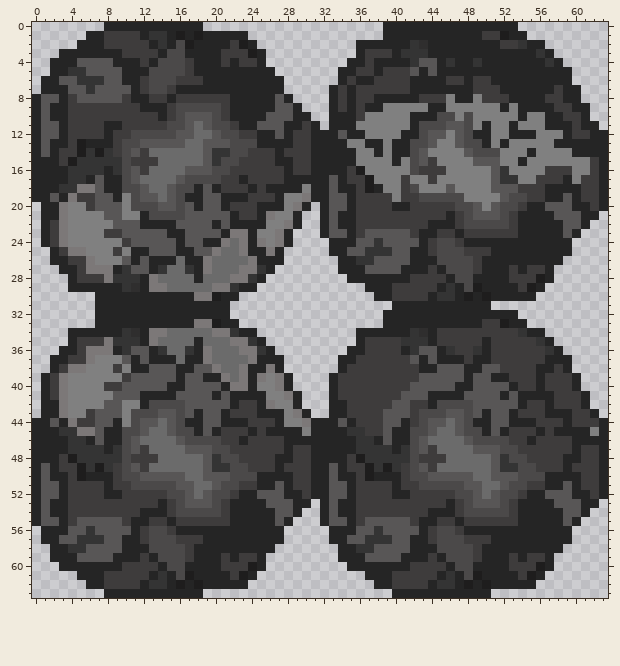
Pixel-art sprite: desktop/assets/roll_down.png. The first picture shows the starting point.
The file is 64x64 pixels. Colours within 5 levels of each other are drawn and written as one.
And afterwards:
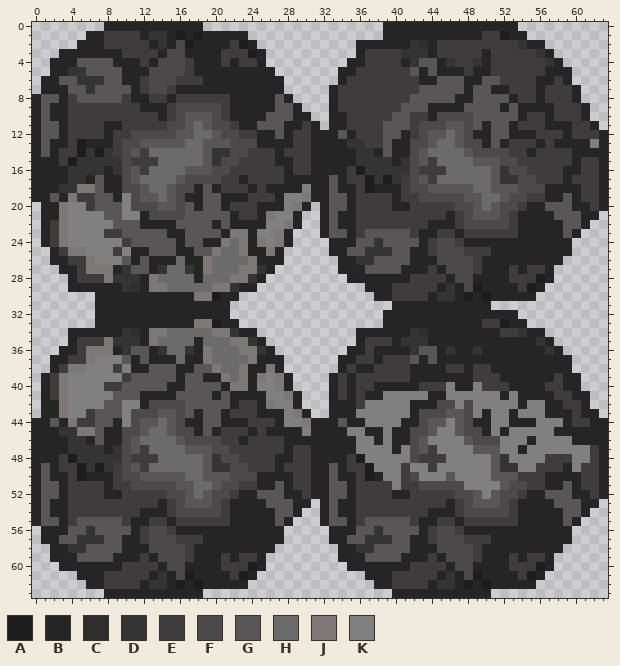
Palette (. is transparent): A #1e1d1d  B #252525  C #2f2e2e  D #343434  E #3e3c3c  F #4b4949  G #585656  H #6b6b6b  J #7c7878  K #808080
Changes in this commit:
y 2: x 45..51 BBBBBBB -> EEEEEEE
y 3: x 40 B -> E; x 45..49 BBBBB -> EEEEE; x 51..55 BBBBB -> EEEEE
y 4: x 38..40 BBB -> EEE; x 47..48 BB -> EE; x 51..56 BBBBBB -> EEEEEE
y 5: x 38 B -> E; x 48 B -> E; x 51..56 BBBBBB -> EEEEEE
y 6: x 36..37 BB -> EE; x 42 B -> E; x 45..47 BEE -> GGG; x 49..55 EEBBBBB -> BGGEEEE; x 58 B -> E
y 7: x 35 B -> E; x 42..47 BBBBBB -> EGGGGG; x 49..51 EEE -> GGB; x 53..55 BBB -> EEE; x 57 B -> E; x 59 B -> E
y 8: x 35 B -> E; x 38..46 BBBBBEEEK -> EEEEGGGGG; x 49..52 KEEE -> GGGG; x 54..55 BB -> EE; x 59 B -> E
y 9: x 35 B -> E; x 37..43 BBKKKKK -> EEEEGGG; x 46..51 KKKKKK -> BBGGGG; x 53 K -> G; x 60 B -> E
y 10: x 35 B -> E; x 37..43 KKKKKBB -> EEEGGEE; x 47 K -> F; x 49..53 KKKKK -> GGGGG; x 55..56 KK -> EE; x 58 B -> E
y 11: x 35..42 BKKKKKKB -> EEEEGGGE; x 49 K -> G; x 51..52 KK -> GG; x 54..56 KKK -> EEE; x 61 B -> E
y 12: x 36..40 BKKKK -> EEEGG; x 42 B -> E; x 46 K -> H; x 51..52 KK -> GG; x 56..58 KKK -> EEE; x 62 B -> E
y 13: x 35..39 KKBBK -> DDEEG; x 45..46 KK -> HH; x 51 K -> G; x 53..57 KKKKK -> EEEBE; x 62 B -> K
y 14: x 36..37 KK -> DD; x 39 K -> G; x 44..47 KKKK -> HHHH; x 52..54 KKK -> FEE; x 56..59 KKKK -> EEEE
y 15: x 36..39 KKKK -> DDDD; x 41 K -> D; x 45..48 KKKK -> HHHH; x 52..61 KKBKKKKKKK -> FFEEEEEEBE
y 16: x 37..41 KKKKK -> DDDDD; x 46..50 KKKKK -> HHHHH; x 53..56 KKKK -> FFEE; x 59..61 EKK -> BBE
y 17: x 38..40 KKK -> DAD; x 42..43 KK -> FG; x 45..50 KKKKKK -> HHHHHH; x 54..55 KK -> FF; x 60 K -> E
y 18: x 39..40 KK -> BB; x 43..45 KKK -> FGG; x 47..50 KKKK -> GGHH; x 54..56 EEE -> FFF
y 19: x 40 K -> B; x 48..51 KKKK -> GGHH
y 20: x 50 K -> H
y 34: x 45..51 EEEEEEE -> BBBBBBB
y 35: x 40 E -> B; x 45..49 EEEEE -> BBBBB; x 51..55 EEEEE -> BBBBB
y 36: x 38..40 EEE -> BBB; x 47..48 EE -> BB; x 51..56 EEEEEE -> BBBBBB
y 37: x 38 E -> B; x 48 E -> B; x 51..56 EEEEEE -> BBBBBB
y 38: x 36..37 EE -> BB; x 42 E -> B; x 45..47 GGG -> BEE; x 49..55 BGGEEEE -> EEBBBBB; x 58 E -> B
y 39: x 35 E -> B; x 42..47 EGGGGG -> BBBBBB; x 49..51 GGB -> EEE; x 53..55 EEE -> BBB; x 57 E -> B; x 59 E -> B
y 40: x 35 E -> B; x 38..46 EEEEGGGGG -> BBBBBEEEK; x 49..52 GGGG -> KEEE; x 54..55 EE -> BB; x 59 E -> B
y 41: x 35 E -> B; x 37..43 EEEEGGG -> BBKKKKK; x 46..51 BBGGGG -> KKKKKK; x 53 G -> K; x 60 E -> B
y 42: x 35 E -> B; x 37..43 EEEGGEE -> KKKKKBB; x 47 F -> K; x 49..53 GGGGG -> KKKKK; x 55..56 EE -> KK; x 58 E -> B
y 43: x 35..42 EEEEGGGE -> BKKKKKKB; x 49 G -> K; x 51..52 GG -> KK; x 54..56 EEE -> KKK; x 61 E -> B
y 44: x 36..40 EEEGG -> BKKKK; x 42 E -> B; x 46 H -> K; x 51..52 GG -> KK; x 56..58 EEE -> KKK; x 62 E -> B
y 45: x 35..39 DDEEG -> KKBBK; x 45..46 HH -> KK; x 51 G -> K; x 53..57 EEEBE -> KKKKK; x 62 K -> B
y 46: x 36..37 DD -> KK; x 39 G -> K; x 44..47 HHHH -> KKKK; x 52..54 FEE -> KKK; x 56..59 EEEE -> KKKK
y 47: x 36..39 DDDD -> KKKK; x 41 D -> K; x 45..48 HHHH -> KKKK; x 52..61 FFEEEEEEBE -> KKBKKKKKKK
y 48: x 37..41 DDDDD -> KKKKK; x 46..50 HHHHH -> KKKKK; x 53..56 FFEE -> KKKK; x 59..61 BBE -> EKK
y 49: x 38..40 DAD -> KKK; x 42..43 FG -> KK; x 45..50 HHHHHH -> KKKKKK; x 54..55 FF -> KK; x 60 E -> K
y 50: x 39..40 BB -> KK; x 43..45 FGG -> KKK; x 47..50 GGHH -> KKKK; x 54..56 FFF -> EEE
y 51: x 40 B -> K; x 48..51 GGHH -> KKKK
y 52: x 50 H -> K
Where, in picture pixels (left, top, right, bottom), the same in both pictures:
changed: (347, 40, 599, 211)
changed: (347, 328, 599, 499)
